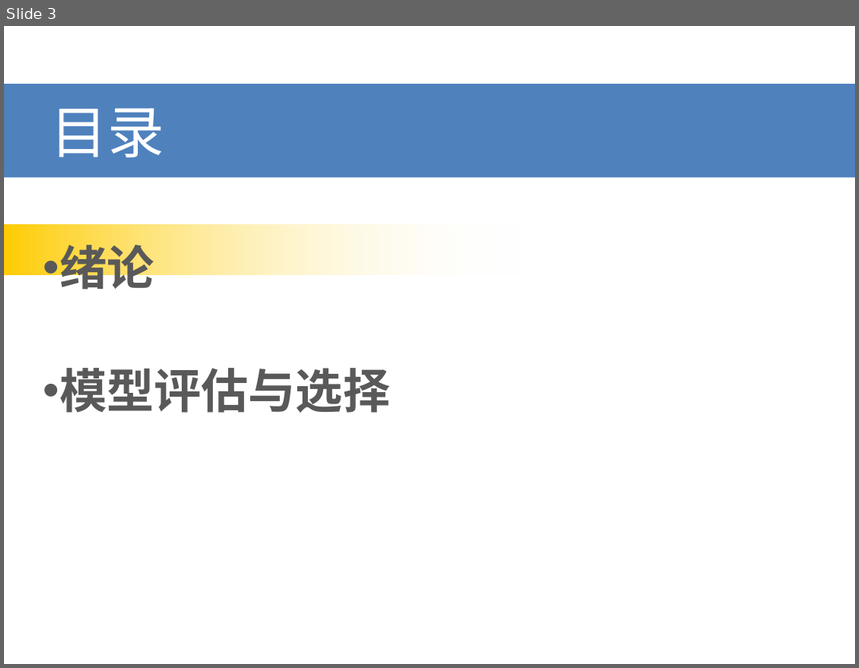
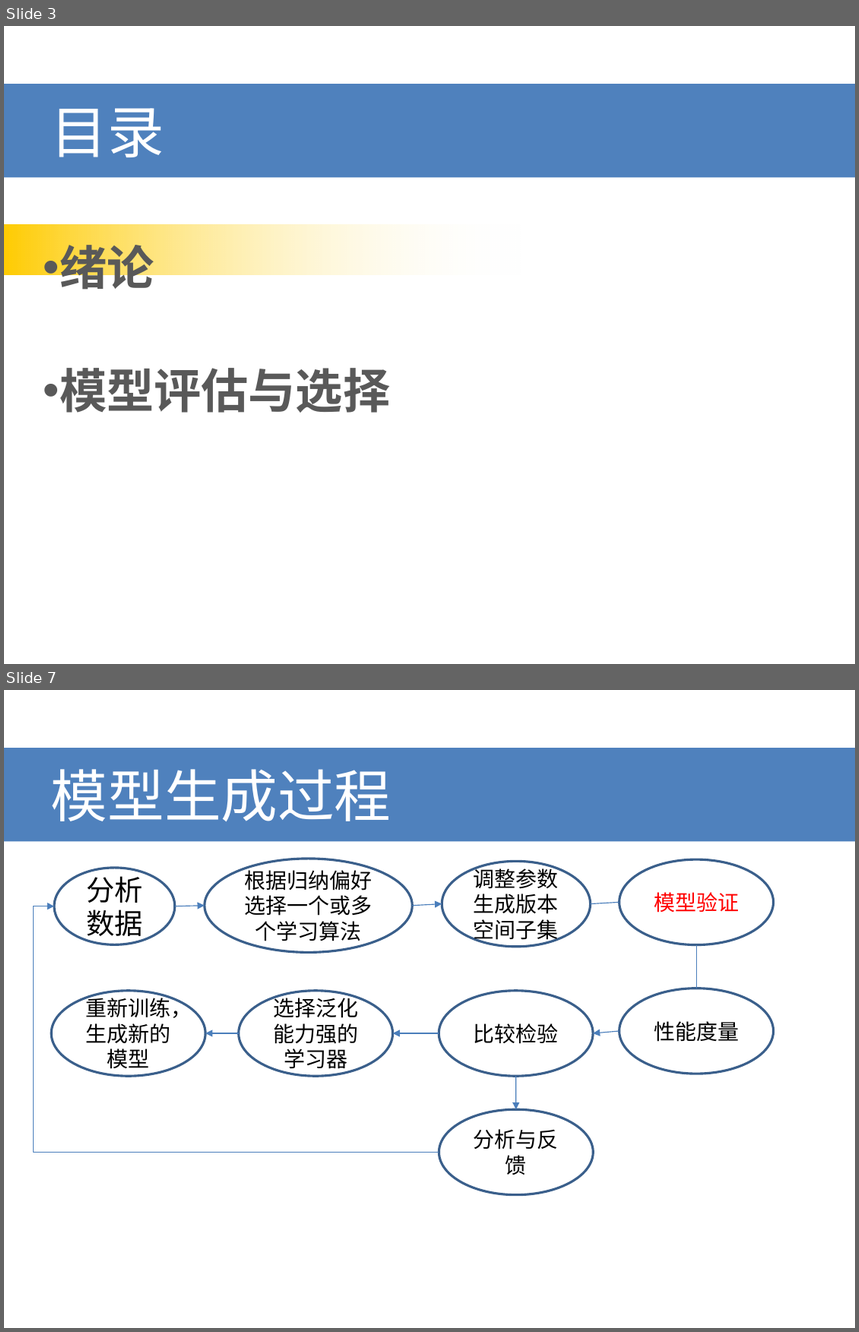
Before and after one commit to bayud/machine_learning_zzh, a slide deck: 机器学习(周志华)系列分享.pptx. Shown one above the other, each under a label of ours: slide 3 before the commit, slides 3 and 7 after it; the slides between them are not shown. The pictures are 859x668 and 859x1332 pixels, drawn with LibreOffice and Linux fonts; fonts in the diff are those of the drawing. Boxes give left, top, right and bottom in pixels: in the first picture for what was removed or moved away, otherwise in the second. Text is boxed around its words. In the diff, an @@ line names an element or a change of style, - is before the commit and + after.

```diff
--- a/机器学习(周志华)系列分享.pptx
+++ b/机器学习(周志华)系列分享.pptx
@@ slide 7 added at (4, 690, 855, 1328), background #FFFFFF @@
@@ title added at (4, 748, 855, 841), fill #4F81BD, 48 pt, text #FFFFFF @@
+模型生成过程
@@ ellipse added at (54, 868, 175, 945), outline #3A5F8C 2 pt, 24 pt, text #000000 @@
+分析数据
@@ ellipse added at (205, 859, 413, 952), outline #3A5F8C 2 pt, 18 pt, text #000000 @@
+根据归纳偏好选择一个或多个学习算法
@@ ellipse added at (443, 861, 591, 946), outline #3A5F8C 2 pt, 18 pt, text #000000 @@
+调整参数生成版本空间子集
@@ ellipse added at (620, 859, 773, 945), outline #3A5F8C 2 pt, 18 pt, text #FF0000 @@
+模型验证
@@ elbow arrow added from (439, 1152) to (54, 906), #4B7EBC 0.75 pt @@
@@ arrow added from (175, 906) to (205, 905), #4B7EBC 0.75 pt @@
@@ arrow added from (413, 905) to (443, 904), #4B7EBC 0.75 pt @@
@@ line added from (591, 904) to (620, 902), #4B7EBC 0.75 pt @@
@@ line added from (697, 945) to (697, 989), #4B7EBC 0.75 pt @@
@@ ellipse added at (52, 990, 205, 1075), outline #3A5F8C 2 pt, 18 pt, text #000000 @@
+重新训练，生成新的模型
@@ ellipse added at (239, 990, 393, 1075), outline #3A5F8C 2 pt, 18 pt, text #000000 @@
+选择泛化能力强的学习器
@@ ellipse added at (439, 990, 593, 1075), outline #3A5F8C 2 pt, 18 pt, text #000000 @@
+比较检验
@@ ellipse added at (620, 989, 773, 1074), outline #3A5F8C 2 pt, 18 pt, text #000000 @@
+性能度量
@@ arrow added from (620, 1031) to (593, 1034), #4B7EBC 0.75 pt @@
@@ arrow added from (239, 1034) to (205, 1034), #4B7EBC 0.75 pt @@
@@ arrow added from (439, 1034) to (393, 1034), #4B7EBC 0.75 pt @@
@@ arrow added from (515, 1076) to (516, 1110), #4B7EBC 0.75 pt @@
@@ ellipse added at (439, 1110, 593, 1195), outline #3A5F8C 2 pt, 18 pt, text #000000 @@
+分析与反馈
```
Also in this commit, not shown: 2 slides changed, 18 other slides added, 14 slides removed.
